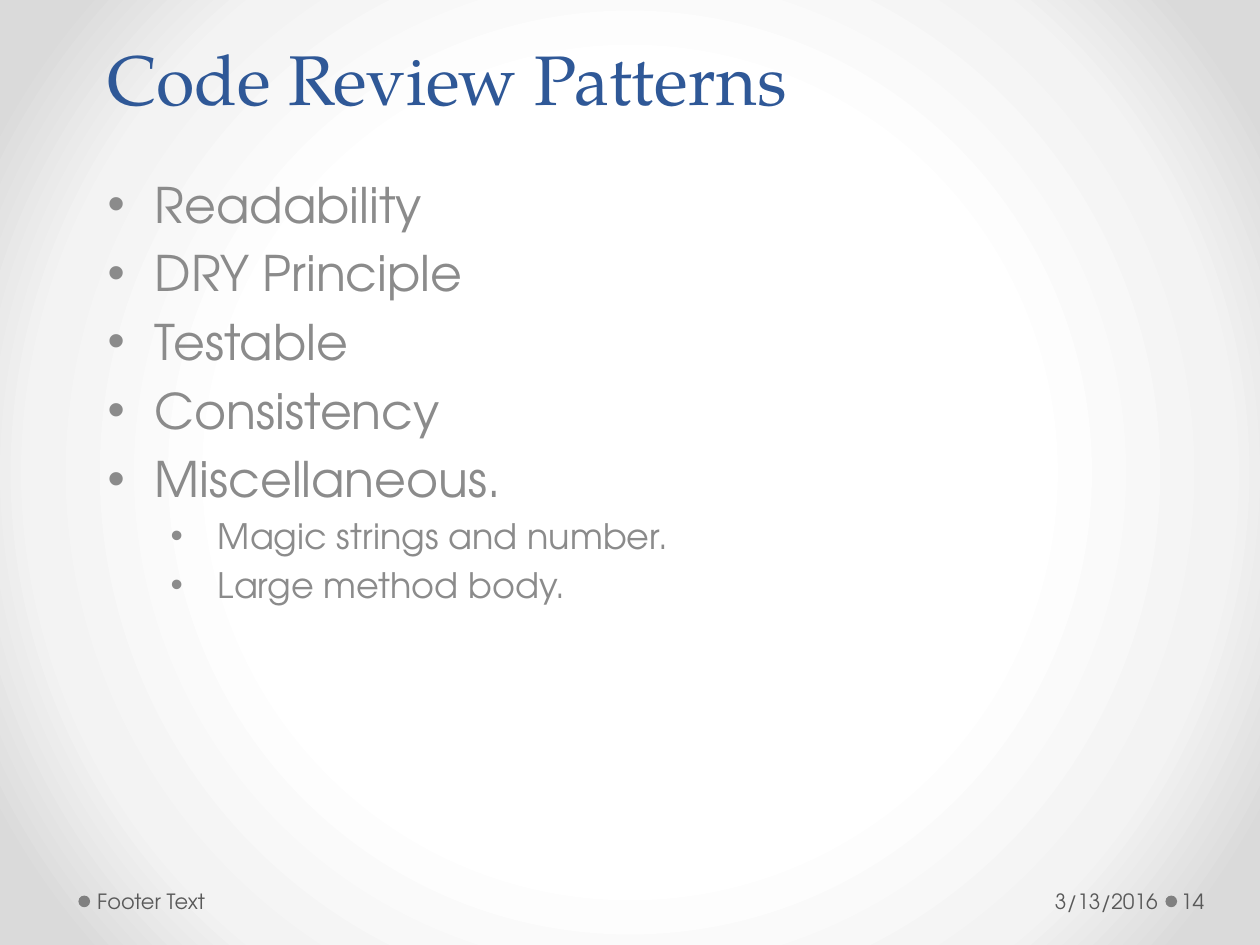
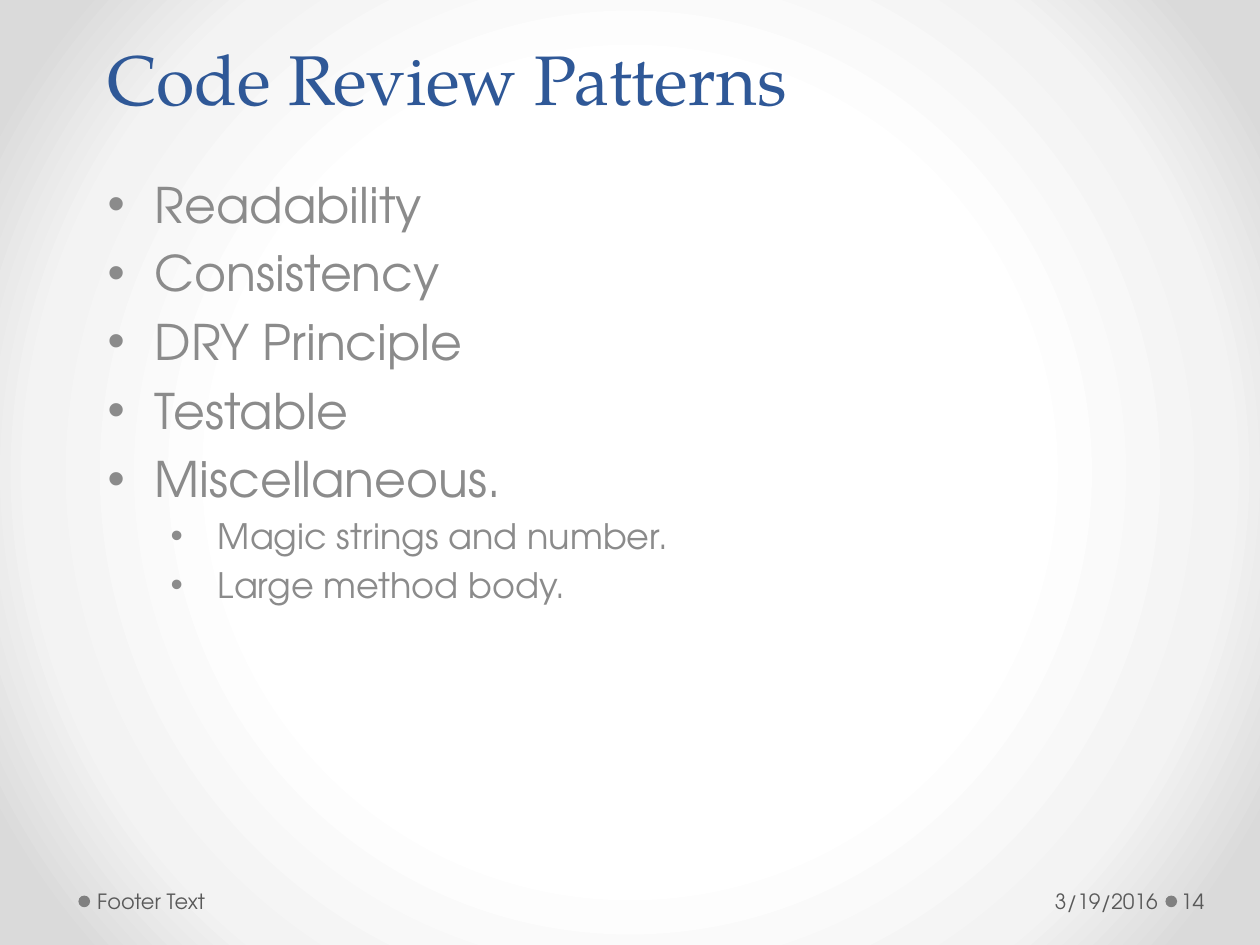
Before and after one commit to h-t-tran/brown, a slide deck: slide 14 of codereview/tech-presentation-effective-codereview.pptx. Drawn at 1260x945 pixels with LibreOffice and Linux fonts; fonts in the diff are those of the drawing. Boxes give left, top, right and bottom in pixels: in the first picture for what was removed or moved away, otherwise in the second. Text is boxed around its words. In the diff, an @@ line names an element or a change of style, - is before the commit and + after.

Commit message:
add code review code

```diff
--- a/codereview/tech-presentation-effective-codereview.pptx
+++ b/codereview/tech-presentation-effective-codereview.pptx
@@ subtitle at bbox=[155, 254, 440, 301]: paragraph added @@
+• Consistency
@@ subtitle at bbox=[155, 392, 440, 439]: paragraph removed @@
-• Consistency
@@ text at bbox=[1055, 893, 1158, 912]: text changed @@
-3/13/2016
+3/19/2016
```
Also in this commit, not shown: 22 other slides changed, 2 slides added, 7 other files.
